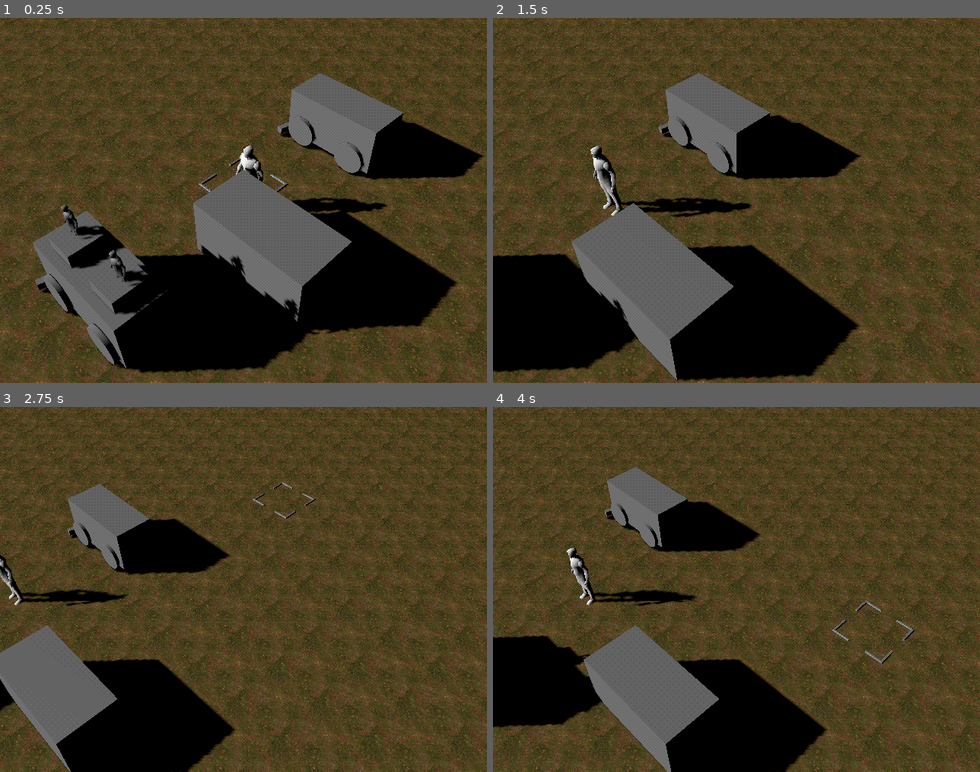
Above: before the commit, frames 1-4 (two rows, left to right).
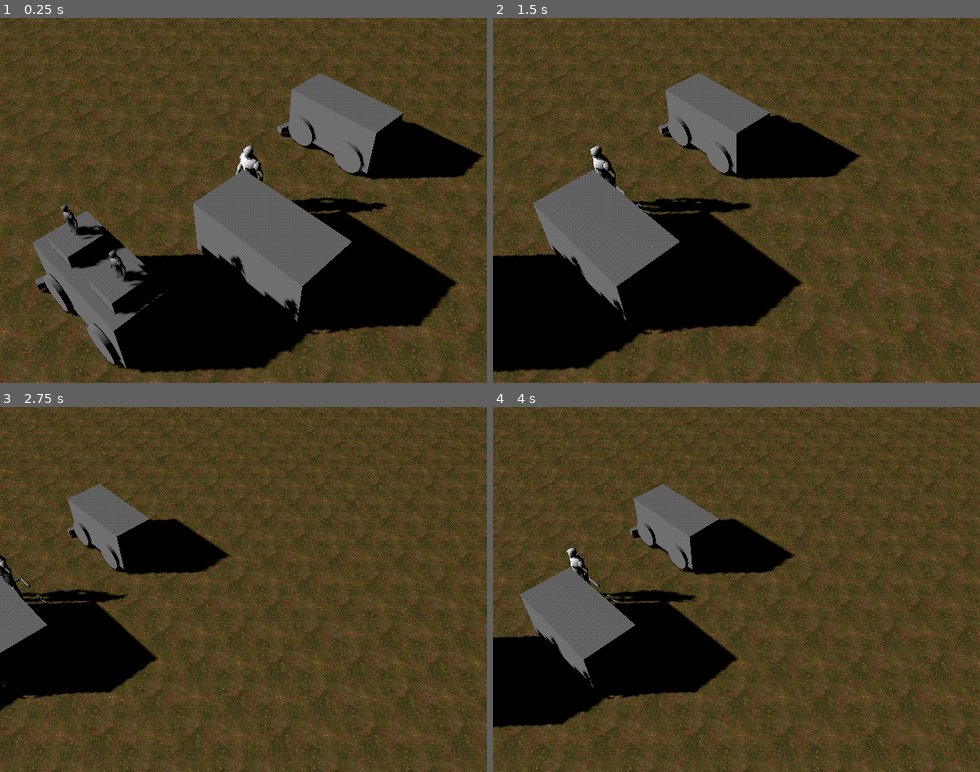
Above: after the commit, the same moments.

Repository: LucasBoe/Fiction
Game: Godot game, scene res://scenes/main.tscn
Same seed, same stepped clock (60 frames per second), same inputs: the game is played once before the commit and once after it.
Inputs (mouse positions are in pixels of both pictures, inside the frame that each line leads up to):
- Up to frame 1 (0.25 s): no input
- Up to frame 2 (1.5 s): tap Enter at 0.5 s; move the mouse to (843, 182) at 0.52 s; hold D (move_right) 0.53-1.25 s; tap Space (rotate_dragging) at 0.6 s; click (843, 182) at 0.67 s; drag from (639, 218) to (712, 273) at 1.27 s
- Up to frame 3 (2.75 s): move the mouse to (292, 509) at 2.02 s; hold D (move_right) from 2.03 s (still down); tap Mouse wheel up (zoom_in) at 2.1 s
- Up to frame 4 (4 s): release D (move_right) at 2.75 s; drag from (712, 662) to (590, 534) at 2.77 s; move the mouse to (882, 644) at 3.52 s; hold A (move_left) from 3.53 s (still down); tap Space (rotate_dragging) at 3.6 s

The runs differ from the first frame. In frame 1, 0.1% of the frame differs, in the area x 40-60%, y 38-48%; in frame 2, 14%; in frame 3, 15%; in frame 4, 21%, in the area x 5-87%, y 16-100%.
Error after the commit: Parse Error: Identifier "DebugDraw3D" not declared in the current scope. (res://scripts/raycast_handler.gd:45)

Commit message:
ADDED: Debug Draw 3D

Diff:
--- a/project.godot
+++ b/project.godot
@@ -18,6 +18,10 @@
 [autoload]
 
 EntityHandler="*res://scripts/autoload/entity_handler.gd"
+
+[debug_draw_3d]
+
+settings/addon_root_folder="res://addons/debug_draw_3d"
 
 [display]
 
--- a/scripts/raycast_handler.gd
+++ b/scripts/raycast_handler.gd
@@ -42,6 +42,7 @@
 		else:
 			currently_dragging.global_position = raw_pos + pickup_offset
 
+		DebugDraw3D.draw_box(check_pos + check_offset, Quaternion.IDENTITY,size, Color.RED if obstructed else Color.GREEN)
 
 		if Input.is_action_just_pressed("rotate_dragging"):
 			pickup_offset = Vector3(pickup_offset.z, pickup_offset.y, pickup_offset.x)
Not shown, added: addons/debug_draw_3d/debug_draw_3d.gdextension.uid
Not shown, added: addons/debug_draw_3d/libs/.gdignore
Not shown, added: addons/debug_draw_3d/LICENSE
Not shown, added: addons/debug_draw_3d/README.md
Not shown, added: addons/debug_draw_3d/debug_draw_3d.gdextension
Not shown, added: addons/debug_draw_3d/libs/.gitignore
Not shown, added: addons/debug_draw_3d/libs/libdd3d.android.template_debug.arm32.so
Not shown, added: addons/debug_draw_3d/libs/libdd3d.android.template_debug.arm64.so
Not shown, added: addons/debug_draw_3d/libs/libdd3d.android.template_debug.x86_32.so
Not shown, added: addons/debug_draw_3d/libs/libdd3d.android.template_debug.x86_64.so
Not shown, added: addons/debug_draw_3d/libs/libdd3d.android.template_release.arm32.so
Not shown, added: addons/debug_draw_3d/libs/libdd3d.android.template_release.arm64.so
(and 26 more such lines)
